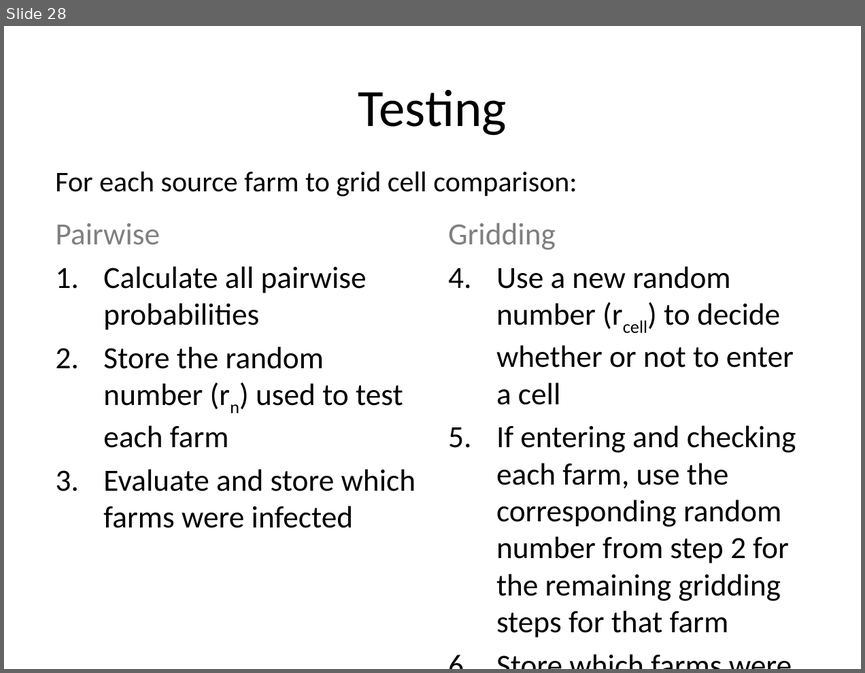
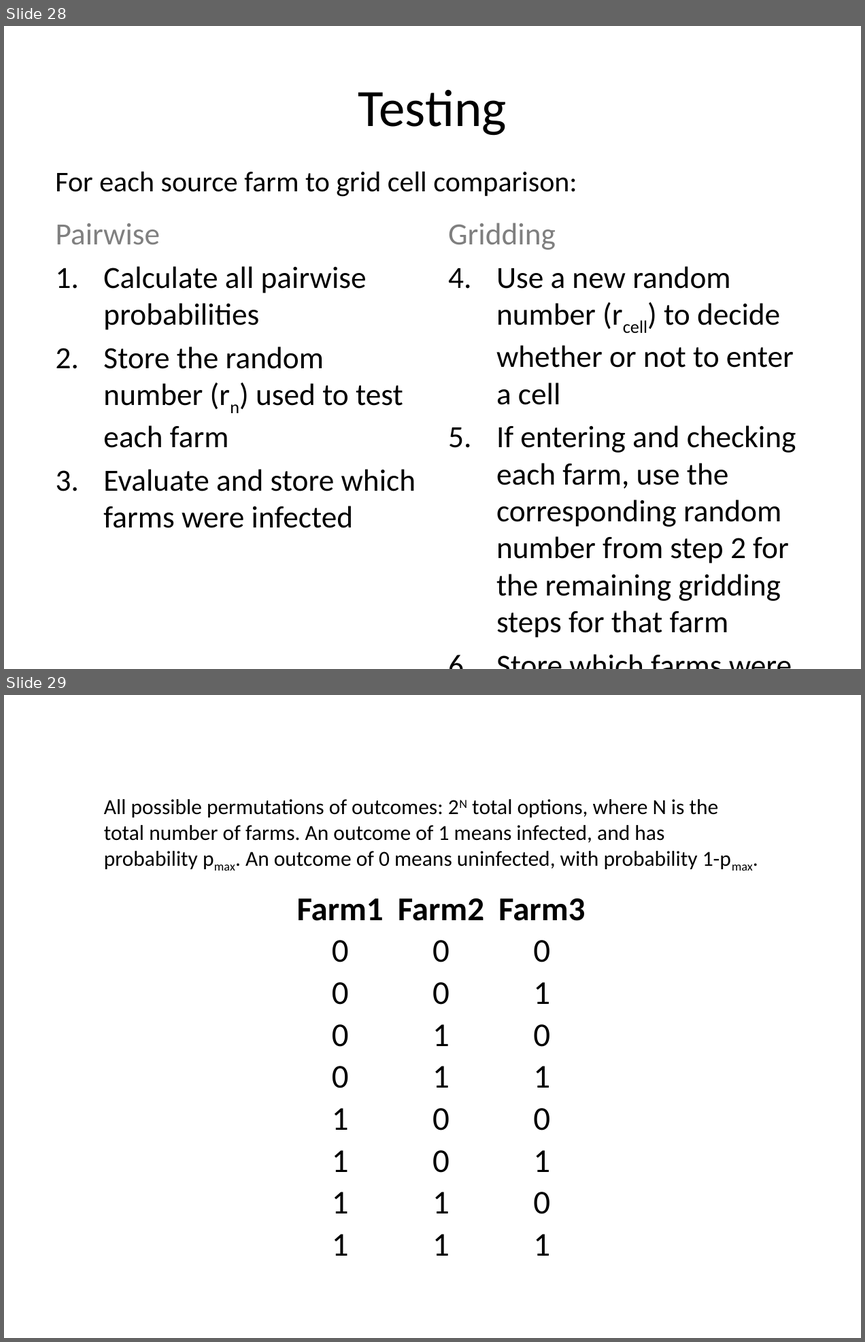
Before and after one commit to webblabb/usdosr, a slide deck: Schematics.pptx. Shown one above the other, each under a label of ours: slide 28 before the commit, slides 28 and 29 after it. The pictures are 865x673 and 865x1342 pixels, drawn with LibreOffice and Linux fonts; fonts in the diff are those of the drawing. Boxes give left, top, right and bottom in pixels: in the first picture for what was removed or moved away, otherwise in the second. Text is boxed around its words. In the diff, an @@ line names an element or a change of style, - is before the commit and + after.

```diff
--- a/Schematics.pptx
+++ b/Schematics.pptx
@@ slide 29 added at (4,695,861,1338), background #FFFFFF @@
@@ text added at (104,799,731,869), 18 pt, text #000000 @@
+All possible permutations of outcomes: 2N total options, where N is the total number of farms. An outcome of 1 means infected, and has probability pmax. An outcome of 0 means uninfected, with probability 1-pmax.
@@ table added at (290,887,593,1258), 9 rows, 3 columns @@
+Farm1 | Farm2 | Farm3
+0 | 0 | 0
+0 | 0 | 1
+0 | 1 | 0
+0 | 1 | 1
+1 | 0 | 0
+1 | 0 | 1
+1 | 1 | 0
+1 | 1 | 1
```
Also in this commit, not shown: 2 slides changed, 7 other slides added, 9 other files.
